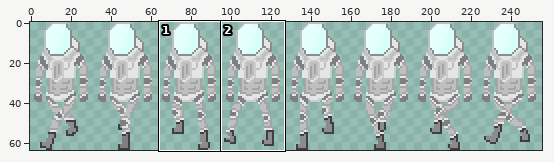
Sprite sheet: RogueClicker/assets/sprites/playerWalk.png. The picture above shows the old version from afar; the outline marks the close-up.
Close-up. First the earlier version:
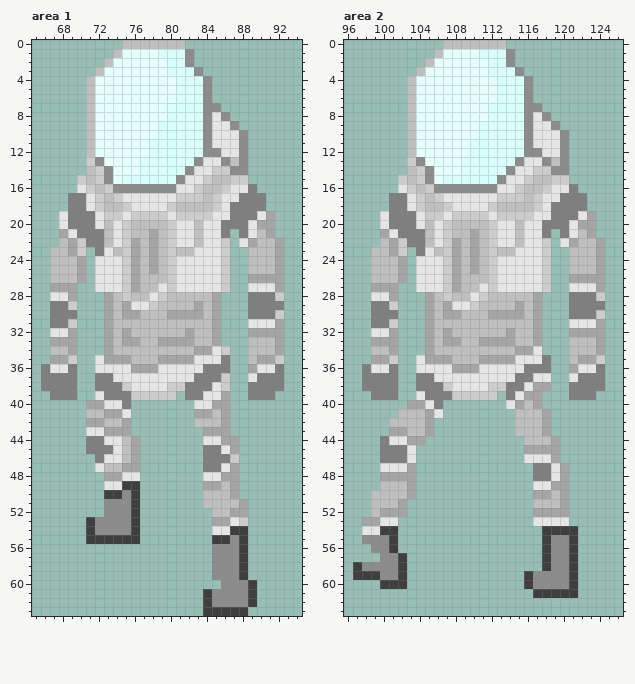
The file is 256x64 pixels. Colours within 5 levels of each other are drawn and written as one. Shown: area 1: x 65..94, y 0..63; area 2: x 96..126, y 0..63. The commit also changed other parts of the picture, which this record leaves out.
Now the later version:
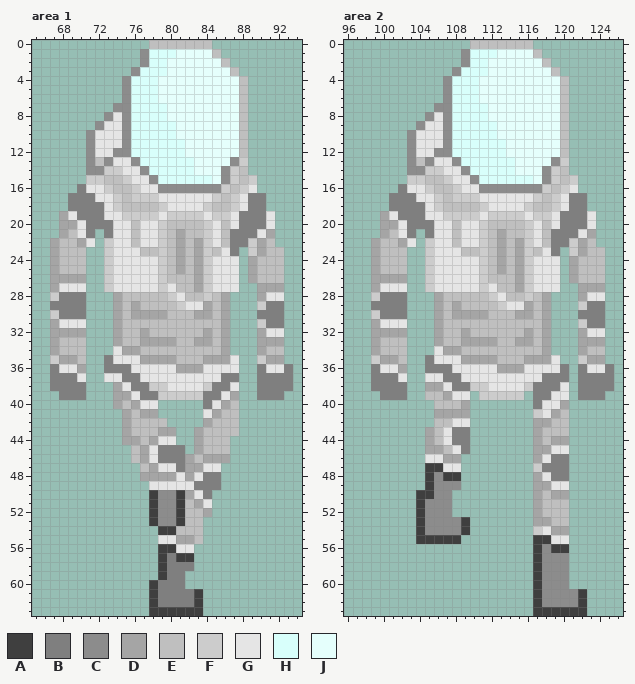
Palette (. is transparent): A #3f3f3f  B #7f7f7f  C #8c8c8c  D #a5a5a5  E #bfbfbf  F #cccccc  G #e5e5e5  H #d8fffb  J #e5fffc
Changes in this commit:
Changed rows in their new state; - is an unchanged pixel.
Area 1:
first column x 66:
 0 ---------...----EEE---------
 1 --------...CH--JJJJE--------
 2 -------....CHHJJJJJJE-------
 3 ------....CHHHJJJJJJJE------
 4 -----....CHHH--JJJJJJJE-----
 5 -----....CHHH--JJJJJJJE-----
 6 -----....CHHH--JJJJJJJE-----
 7 -----...CCHHHHJJJJJJJJE-----
 8 -----..CGCHHHHJJJJJJJJE-----
 9 -----.CGGCHHH--JJJJJJJE-----
10 -----CGGGCHHH--JJJJJJJE-----
11 -----CGGGCHH----JJJJJJE-----
12 -----CGGCCHH----JJJJJJE-----
13 -----CECGGC------JJJJCF-----
14 -----CCFFGGC----HJJJCFE-----
15 ----.F-EEFGGC--HHHHJC-EF----
16 ----BGG-EEFGG--CCCCC-EFG----
17 -----BGG-EFFF--GGGG-EFG-----
18 -----BBGFEEEEFGGGGFEEFG-----
19 --DG--BGGF---GF---GFFG--BG--
20 --DDG-BB-G-GGFEEE-F-EG-BBG--
21 ---EG-.B-G-GGFEDE-F-EB-BG---
22 -D-EDG.F-GEGGFEDEDF-EBBFD-.-
23 -D-EE-.FGGG-EFED-DFEGB-FD-E-
24 -D--E-.F-GGGGFEDEDF-GG-D--E-
25 -D--E-.F-GGGGFEDEDF-GG-D--E-
26 -DDD--.F-GGGGFEEEDF-GG--EEE-
27 --GGG-.F-GGGGFGEEDF-GG-.DD--
28 -FBBB--.DE--EEFG--FED--.DGG-
29 ---BB--.DEDEE--FGGDED--.F---
30 -F--B--.DE-DDDEEE-DED--.--B-
31 -DGGG--.D----------ED--.FBB-
32 -DD-D--.DE-D----E-DED--.-GG-
33 --EEE--.DEEDD--EEDDED--.DD--
34 -D-EE--.GDD------EEED--.D-E-
35 -F-DE-.BGGGDD--EEEDDDG-.F-D-
36 .B-GD-.BBBGGG--DDDGGGG-.B-GB
37 .---G-.G-BB------GGGBB-.---B
38 .---B-..DGBBFFGGGGFBBG-.---B
39 -.--B-..DDGBB--FFFBBGD-.--B-
40 -----...DEDGG----.BG-E------
41 -----....DEDD----.GDEE------
42 -----....-EEEE---.D-EE------
43 -----....-EEEDD--DEEEE------
44 -----....D-EDGG--DEEE.------
45 -----.....EDGBBB-DEEE.------
46 ------....EDGBBBDEDDD.------
47 ------.....EDGGBDDGG..------
48 -------....DDDDGDGBB..------
49 -------....-GGGGGBBB..------
50 -------....-ACCADGB...------
51 -------....-ACCAEDG....-----
52 -------....-ACCAEED....-----
53 -----......-ACCAEE-....-----
54 -----......--AAEEE-....-----
55 -----......--GGDDE-....-----
56 -------------AAGG--....-----
57 -------------ABAA--....-----
58 -------------ABBB--....-----
59 -------------ABB---....-----
60 ------------ABBB----....----
61 ------------ABBBBA......----
62 ------------ABBBBA......----
63 ------------AAAAAA.....-----
Area 2:
first column x 97:
 0 ----------...----EEE---------
 1 ---------...CH--JJJJE--------
 2 --------....CHHJJJJJJE-------
 3 -------....CHHHJJJJJJJE------
 4 ------....CHHH--JJJJJJJE-----
 5 ------....CHHH--JJJJJJJE-----
 6 ------....CHHH--JJJJJJJE-----
 7 ------...CCHHHHJJJJJJJJE-----
 8 ------..CGCHHHHJJJJJJJJE-----
 9 ------.CGGCHHH--JJJJJJJE-----
10 ------CGGGCHHH--JJJJJJJE-----
11 ------CGGGCHH----JJJJJJE-----
12 ------CGGCCHH----JJJJJJE-----
13 ------CECGGC------JJJJCF-----
14 ------CCFFGGC----HJJJCFE-----
15 -----.F-EEFGGC--HHHHJC-EF----
16 -----BGG-EEFGG--CCCCC-EFG----
17 ------BGG-EFFF--GGGG-EFG-----
18 ------BBGFEEEEFGGGGFEEFG-----
19 ---DG--BGGF---GF---GFFG--BG--
20 ---DDG-BB-G-GGFEEE-F-EG-BBG--
21 ----EG-.B-G-GGFEDE-F-EB-BG---
22 --D-EDG.F-GEGGFEDEDF-EBBFD-.-
23 --D-EE-.FGGG-EFED-DFEGB-FD-E-
24 --D--E-.F-GGGGFEDEDF-GG-D--E-
25 --D--E-.F-GGGGFEDEDF-GG-D--E-
26 --DDD--.F-GGGGFEEEDF-GG--EEE-
27 ---GGG-.F-GGGGFGEEDF-GG-.DD--
28 --FBBB--.DE--EEFG--FED--.DGG-
29 ----BB--.DEDEE--FGGDED--.F---
30 --F--B--.DE-DDDEEE-DED--.--B-
31 --DGGG--.D----------ED--.FBB-
32 --DD-D--.DE-D----E-DED--.-GG-
33 ---EEE--.DEEDD--EEDDED--.DD--
34 --D-EE--.GDD------EEED--.D-E-
35 --F-DE-.BGGGDD--EEEDDDG-.F-D-
36 -.B-GD-.BBBGGG--DDDGGGGB.B-GB
37 -.---G-.G-BB------GG-BBB.---B
38 -.---B-.DDGBBFFGGGGFBBBG.---B
39 --.--B-.EEDGG.--FFF.BBGG.--B-
40 ------...EEED----...BGGD-----
41 -----....DDDD-----..FGDE-----
42 ----.....EEGG-----..D-EE-----
43 ----....-EGBB-----..DEEE-----
44 ---.....DEGBB------.D--D-----
45 ---....-DDEGB------.--GG-----
46 ---....-GGDD-------.D-BB-----
47 ---....-AAGG--------F-BB-----
48 ---....-ACAA--------DGBB-----
49 ---....-ACCC--------DDGG-----
50 --.....AACC----------ED------
51 --....-ACCC---------D--E-----
52 --....-ACCC----------EEE-----
53 -....--ACCCCA-------DDEE-----
54 -....--ACCCCA-------FGDD.----
55 -....--AAAAA--------A-GG.----
56 --...---------------ACAA.----
57 ---...--------------AC--.----
58 ......--------------AC--.----
59 ......-------------.A---.----
60 ---...-------------.A---.----
61 ---------------------CCCCA---
62 --------------------ACCCCA---
63 --------------------AAAAAA---
Changed places in both close-ups, as pixel boxes (x1, y1, x2, y2):
changed: (41, 40, 293, 616)
changed: (353, 40, 614, 616)
